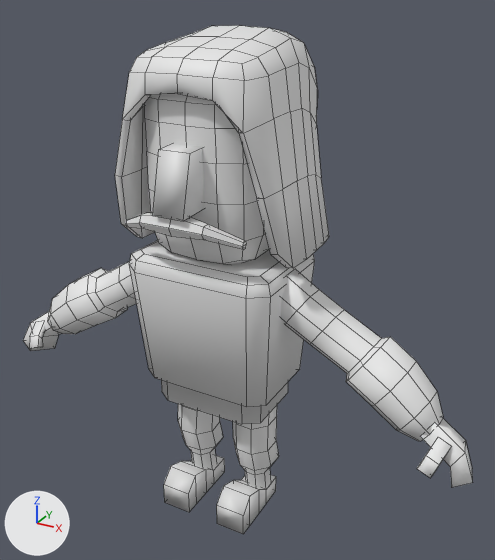
Two versions of the FBX model Assets/Meshes/Characters/Follower_Villager01.fbx, one commit apart.
Before and after are seen from a 50 mm camera at (4.6, -7.62, 7.66) aimed at (0.08, 0.61, 3.55). The lights are fixed; the arrows at lower left show +X, +Y and +Z. Mesh edges are drawn as thin lines. Materials are left out; every surface is plain grey. Where no turn or scale is listed for an object, it has been applied to the vertices.
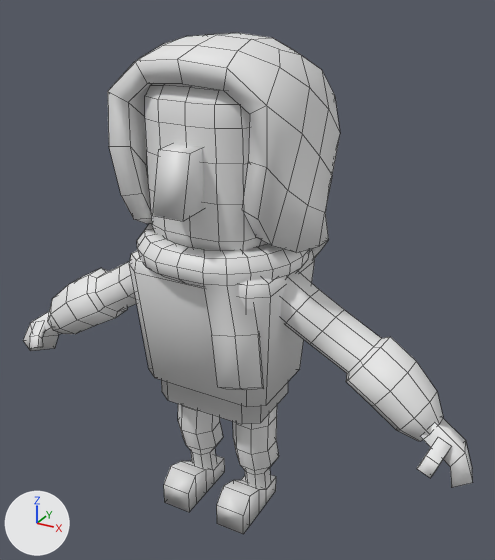
Where the change shows, as pixel boxes [x1, y1, x2, y2] in the pictures (495 x 560 px):
'Cube.043', added: after [108, 33, 340, 258]
'Cube.030', deleted: before [115, 25, 329, 268]
'Torus', added: after [137, 223, 309, 390]
'Cube.036', deleted: before [126, 213, 246, 250]

Edits to the bpy script that builds the scene:
```text
Add me_torus:
    me_torus.from_pydata(...)  # 156 vertices, 132 faces; spans x -1.21..1.21, y -1.17..1.16, z -1.68..0.22
Add me_cube_064:
    me_cube_064.from_pydata(...)  # 186 vertices, 184 faces; spans x -1.32..1.32, y -0.95..1.62, z -2.2..1.45
Remove ob_cube_030:
    ob_cube_030 = bpy.data.objects.new('Cube.030', me_cube_076)
    ob_cube_030.location = (0.0, 0.06, 5.77)
Remove ob_cube_036:
    ob_cube_036 = bpy.data.objects.new('Cube.036', me_cube_075)
    ob_cube_036.location = (-0.01, -1.04, 4.91)
Add ob_torus:
    ob_torus = bpy.data.objects.new('Torus', me_torus)
    ob_torus.location = (0.0, 0.06, 4.32)
Add ob_cube_043:
    ob_cube_043 = bpy.data.objects.new('Cube.043', me_cube_064)
    ob_cube_043.location = (0.0, 0.06, 5.58)
```
